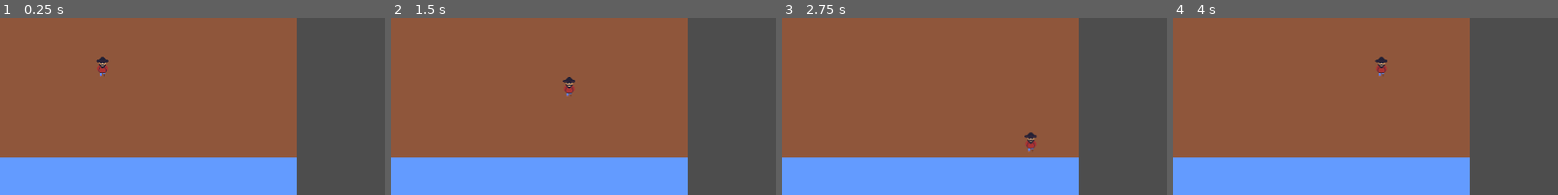
Above: before the commit, frames 1-4 (left to right).
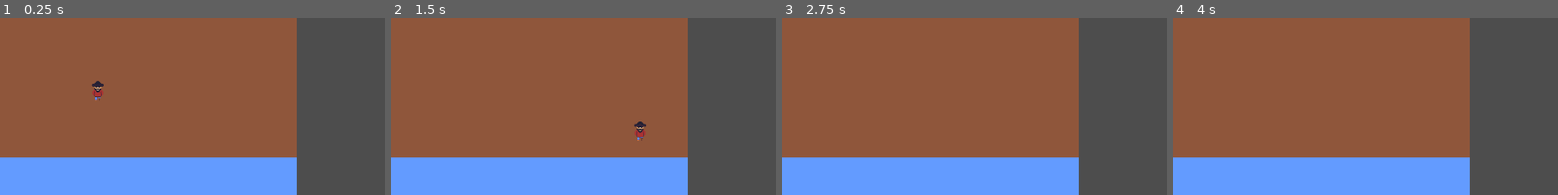
Above: after the commit, the same moments.

Repository: AndyVN2000/k-jam-2024
Game: Godot game, scene res://main.tscn
Same seed, same stepped clock (60 frames per second), same inputs: the game is played once before the commit and once after it.
Inputs:
- Up to frame 1 (0.25 s): no input
- Up to frame 2 (1.5 s): hold D (move_right) 0.53-1.28 s; hold S (move_down) from 1.28 s (still down)
- Up to frame 3 (2.75 s): tap Enter at 2 s; release S (move_down) at 2.03 s; hold D (move_right) from 2.03 s (still down)
- Up to frame 4 (4 s): release D (move_right) at 2.78 s; hold W (move_up) 2.78-3.53 s; hold A (move_left) from 3.53 s (still down)
The pictures show only the part of the screen within x 13-63%, y 38-88%; the shares and areas given below are measured in that part.

The runs differ from the first frame. In frame 1, 0.4% of the frame differs, in the area x 23-29%, y 21-47%; in frame 2, 0.4%; in frame 3, 0.2%; in frame 4, 0.2%.

Commit message:
Collision between player and tile works

Diff:
--- a/left_viewport/player.gd
+++ b/left_viewport/player.gd
@@ -1,8 +1,10 @@
-extends Area2D
+extends CharacterBody2D
 
-var speed = 150
 
-func _process(delta):
+var speed = 300.0
+
+
+func _physics_process(delta: float) -> void:
 	var velocity = Vector2.ZERO # The player's movement vector.
 	if Input.is_action_pressed("move_right"):
 		velocity.x += 1
@@ -17,3 +19,5 @@
 		velocity = velocity.normalized() * speed
 
 	position += velocity * delta
+
+	move_and_slide()
--- a/left_viewport/player.tscn
+++ b/left_viewport/player.tscn
@@ -1,20 +1,19 @@
-[gd_scene load_steps=4 format=3 uid="uid://dtjjlq13k2hfo"]
+[gd_scene load_steps=4 format=3 uid="uid://dmae8l515llnd"]
 
-[ext_resource type="Script" path="res://left_viewport/player.gd" id="1_u5wff"]
-[ext_resource type="Texture2D" uid="uid://bd5fixjxihgfl" path="res://art/player_sprite_v1.1.png" id="2_ymr0j"]
+[ext_resource type="Texture2D" uid="uid://bd5fixjxihgfl" path="res://art/player_sprite_v1.1.png" id="1_hld6b"]
+[ext_resource type="Script" path="res://left_viewport/player.gd" id="1_nn1co"]
 
-[sub_resource type="RectangleShape2D" id="RectangleShape2D_l06qk"]
+[sub_resource type="RectangleShape2D" id="RectangleShape2D_1l1id"]
 size = Vector2(16, 16)
 
-[node name="Player" type="Area2D"]
-position = Vector2(576, 320)
+[node name="Player" type="CharacterBody2D"]
 collision_layer = 2
-script = ExtResource("1_u5wff")
+script = ExtResource("1_nn1co")
 metadata/_edit_group_ = true
 
 [node name="Sprite2D" type="Sprite2D" parent="."]
-texture = ExtResource("2_ymr0j")
+texture = ExtResource("1_hld6b")
 
 [node name="CollisionShape2D" type="CollisionShape2D" parent="."]
 position = Vector2(0, 8)
-shape = SubResource("RectangleShape2D_l06qk")
+shape = SubResource("RectangleShape2D_1l1id")
--- a/left_viewport/ship_deck_tile_map.tscn
+++ b/left_viewport/ship_deck_tile_map.tscn
@@ -39,7 +39,6 @@
 tile_map_data = PackedByteArray("AAAAAAkAAAACAAAAAAAAAAoAAAACAAAAAAAAAAsAAAACAAAAAAAAAAwAAAACAAAAAAAAAA0AAAACAAAAAAAAAA …(9392 unchanged characters)…
 tile_set = SubResource("TileSet_xqimj")
 
-[node name="Player" parent="." instance=ExtResource("2_l0fhf")]
+[node name="CharacterBody2D" parent="." instance=ExtResource("2_y84hh")]
 z_index = 2
-position = Vector2(287, 264)
-disable_mode = 2
+position = Vector2(280, 300)
Not shown: 2 places in left_viewport/ship_deck_tile_map.tscn that only renumber resources
Not shown: 1 places in left_viewport/ship_deck_view.tscn that only renumber resources
